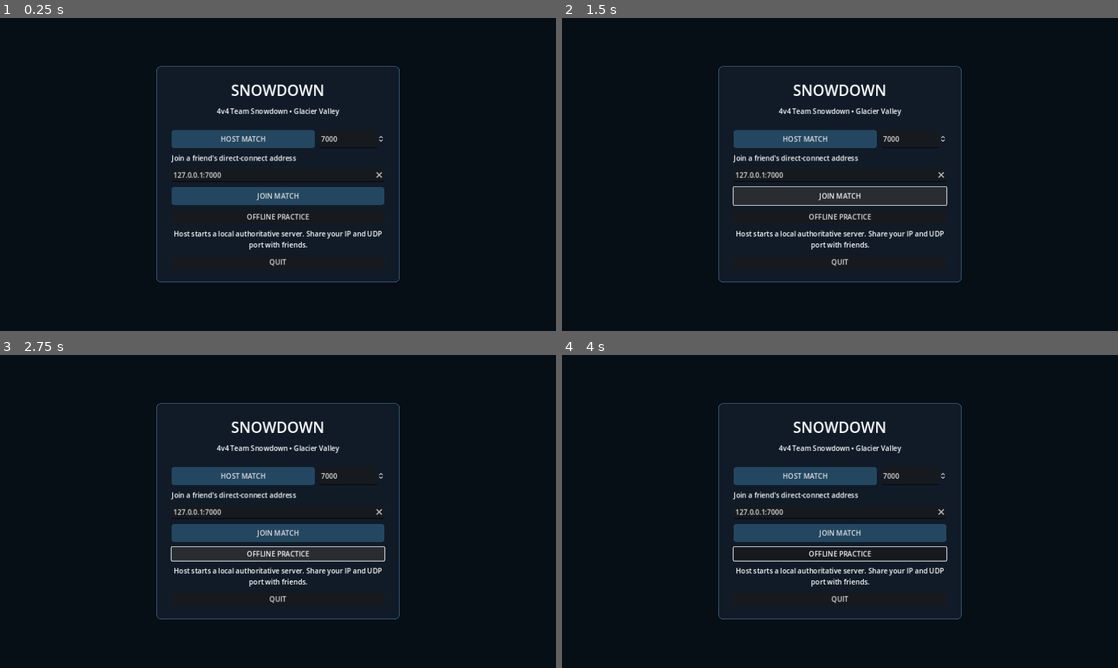
Above: before the commit, frames 1-4 (two rows, left to right).
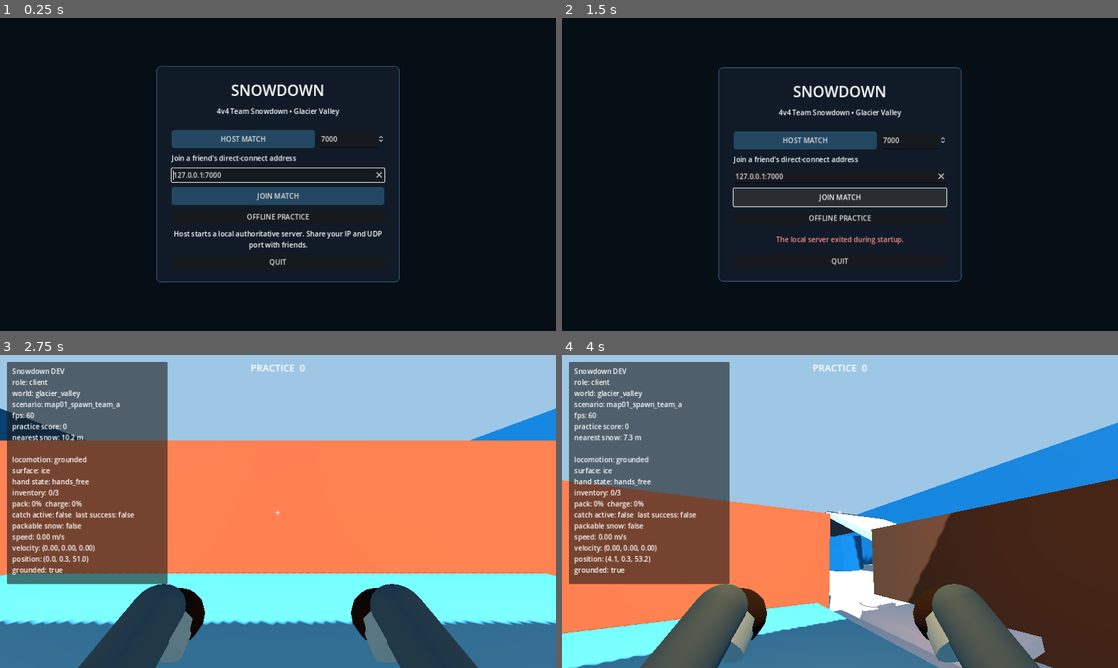
Above: after the commit, the same moments.

Repository: Mohammad-Software-Dev/SnowDownProject
Game: Godot game, scene res://scenes/bootstrap/bootstrap.tscn
Two runs of this game, one before a commit and one after it. Both use one fixed random seed, a clock stepped at 60 frames per second and the inputs below.
Inputs (mouse positions are in pixels of both pictures, inside the frame that each line leads up to):
- Up to frame 1 (0.25 s): no input
- Up to frame 2 (1.5 s): click "HOST MATCH" at 0.5 s; click (840, 196) at 1.25 s, where only the run before the commit has a clickable "JOIN MATCH"
- Up to frame 3 (2.75 s): click "OFFLINE PRACTICE" at 2 s
- Up to frame 4 (4 s): tap Enter at 2.75 s; move the mouse to (962, 495) at 2.77 s; hold D (move_right) 2.78-3.5 s; right-click (962, 495) at 2.85 s; click (962, 495) at 2.92 s; tap Space (jump) at 3.02 s; drag from (728, 527) to (812, 574) at 3.52 s

The runs differ from the first frame. In frame 1, 0.3% of the frame differs, in the area x 30-70%, y 47-53%; in frame 2, 3.3%; in frame 3, 100%; in frame 4, 100%, in the area x 0-100%, y 0-100%.
Error before the commit: Invalid access to property or key 'pressed' on a base object of type 'null instance'. (res://src/ui/session_menu.gd:26)

Commit message:
Add retry and return controls to session menu

Diff:
--- a/scenes/ui/session_menu.tscn
+++ b/scenes/ui/session_menu.tscn
@@ -75,17 +75,21 @@
 custom_minimum_size = Vector2(0, 8)
 layout_mode = 2
 
-[node name="HostRow" type="HBoxContainer" parent="Backdrop/Center/Panel/Margin/Content"]
+[node name="NormalControls" type="VBoxContainer" parent="Backdrop/Center/Panel/Margin/Content"]
+layout_mode = 2
+theme_override_constants/separation = 12
+
+[node name="HostRow" type="HBoxContainer" parent="Backdrop/Center/Panel/Margin/Content/NormalControls"]
 layout_mode = 2
 theme_override_constants/separation = 10
 
-[node name="HostButton" type="Button" parent="Backdrop/Center/Panel/Margin/Content/HostRow"]
+[node name="HostButton" type="Button" parent="Backdrop/Center/Panel/Margin/Content/NormalControls/HostRow"]
 layout_mode = 2
 size_flags_horizontal = 3
 theme_override_styles/normal = SubResource("ButtonStyle")
 text = "HOST MATCH"
 
-[node name="HostPort" type="SpinBox" parent="Backdrop/Center/Panel/Margin/Content/HostRow"]
+[node name="HostPort" type="SpinBox" parent="Backdrop/Center/Panel/Margin/Content/NormalControls/HostRow"]
 custom_minimum_size = Vector2(150, 0)
 layout_mode = 2
 min_value = 1024.0
@@ -94,26 +98,26 @@
 allow_greater = false
 allow_lesser = false
 
-[node name="JoinHint" type="Label" parent="Backdrop/Center/Panel/Margin/Content"]
+[node name="JoinHint" type="Label" parent="Backdrop/Center/Panel/Margin/Content/NormalControls"]
 layout_mode = 2
 text = "Join a friend's direct-connect address"
 
-[node name="JoinAddress" type="LineEdit" parent="Backdrop/Center/Panel/Margin/Content"]
+[node name="JoinAddress" type="LineEdit" parent="Backdrop/Center/Panel/Margin/Content/NormalControls"]
 layout_mode = 2
 placeholder_text = "127.0.0.1:7000"
 text = "127.0.0.1:7000"
 clear_button_enabled = true
 
-[node name="JoinButton" type="Button" parent="Backdrop/Center/Panel/Margin/Content"]
+[node name="JoinButton" type="Button" parent="Backdrop/Center/Panel/Margin/Content/NormalControls"]
 layout_mode = 2
 theme_override_styles/normal = SubResource("ButtonStyle")
 text = "JOIN MATCH"
 
-[node name="OfflineButton" type="Button" parent="Backdrop/Center/Panel/Margin/Content"]
+[node name="OfflineButton" type="Button" parent="Backdrop/Center/Panel/Margin/Content/NormalControls"]
 layout_mode = 2
 text = "OFFLINE PRACTICE"
 
-[node name="Status" type="Label" parent="Backdrop/Center/Panel/Margin/Content"]
+[node name="Status" type="Label" parent="Backdrop/Center/Panel/Margin/Content/NormalControls"]
 custom_minimum_size = Vector2(0, 44)
 layout_mode = 2
 text = "Host starts a local authoritative server. Share your IP and UDP port with friends."
@@ -121,6 +125,40 @@
 horizontal_alignment = 1
 vertical_alignment = 1
 
-[node name="QuitButton" type="Button" parent="Backdrop/Center/Panel/Margin/Content"]
+[node name="QuitButton" type="Button" parent="Backdrop/Center/Panel/Margin/Content/NormalControls"]
 layout_mode = 2
 text = "QUIT"
+
+[node name="RecoveryControls" type="VBoxContainer" parent="Backdrop/Center/Panel/Margin/Content"]
+visible = false
+layout_mode = 2
+theme_override_constants/separation = 14
+
+[node name="RecoveryTitle" type="Label" parent="Backdrop/Center/Panel/Margin/Content/RecoveryControls"]
+layout_mode = 2
+theme_override_font_sizes/font_size = 24
+text = "CONNECTION LOST"
+horizontal_alignment = 1
+
+[node name="RecoveryMessage" type="Label" parent="Backdrop/Center/Panel/Margin/Content/RecoveryControls"]
+custom_minimum_size = Vector2(0, 72)
+layout_mode = 2
+text = "The network session ended."
+autowrap_mode = 2
+horizontal_alignment = 1
+vertical_alignment = 1
+
+[node name="RecoveryButtons" type="HBoxContainer" parent="Backdrop/Center/Panel/Margin/Content/RecoveryControls"]
+layout_mode = 2
+theme_override_constants/separation = 10
+
+[node name="RetryButton" type="Button" parent="Backdrop/Center/Panel/Margin/Content/RecoveryControls/RecoveryButtons"]
+layout_mode = 2
+size_flags_horizontal = 3
+theme_override_styles/normal = SubResource("ButtonStyle")
+text = "RETRY CONNECTION"
+
+[node name="ReturnButton" type="Button" parent="Backdrop/Center/Panel/Margin/Content/RecoveryControls/RecoveryButtons"]
+layout_mode = 2
+size_flags_horizontal = 3
+text = "RETURN TO MENU"
